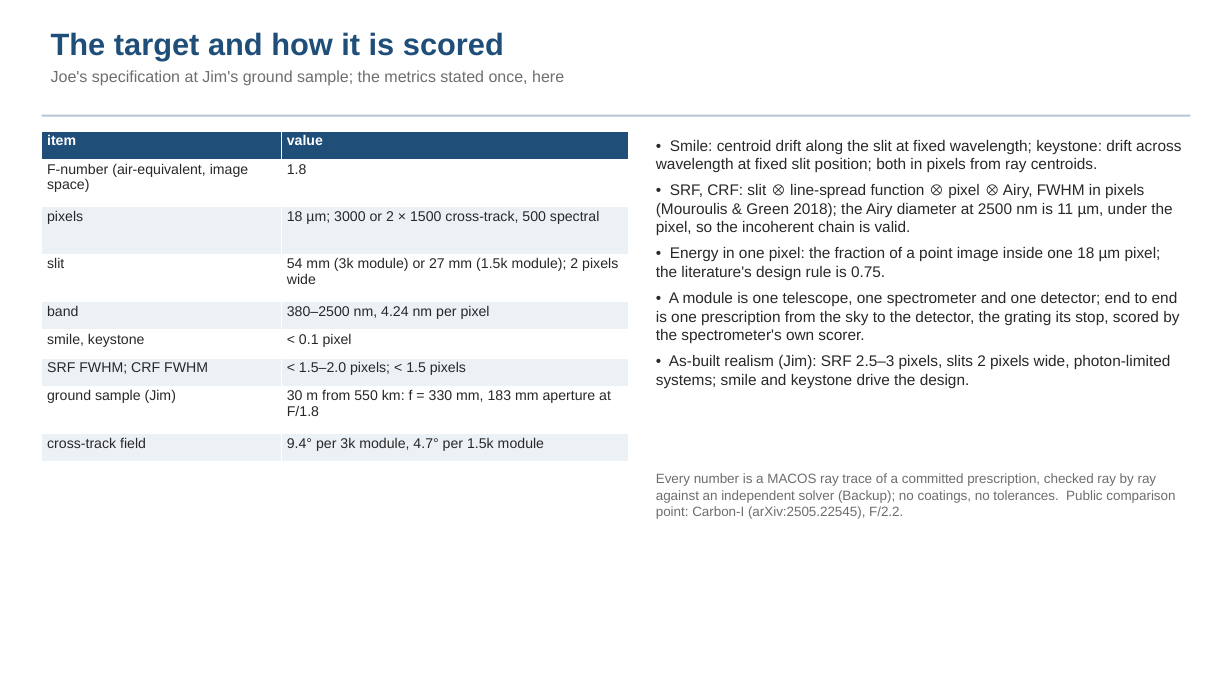
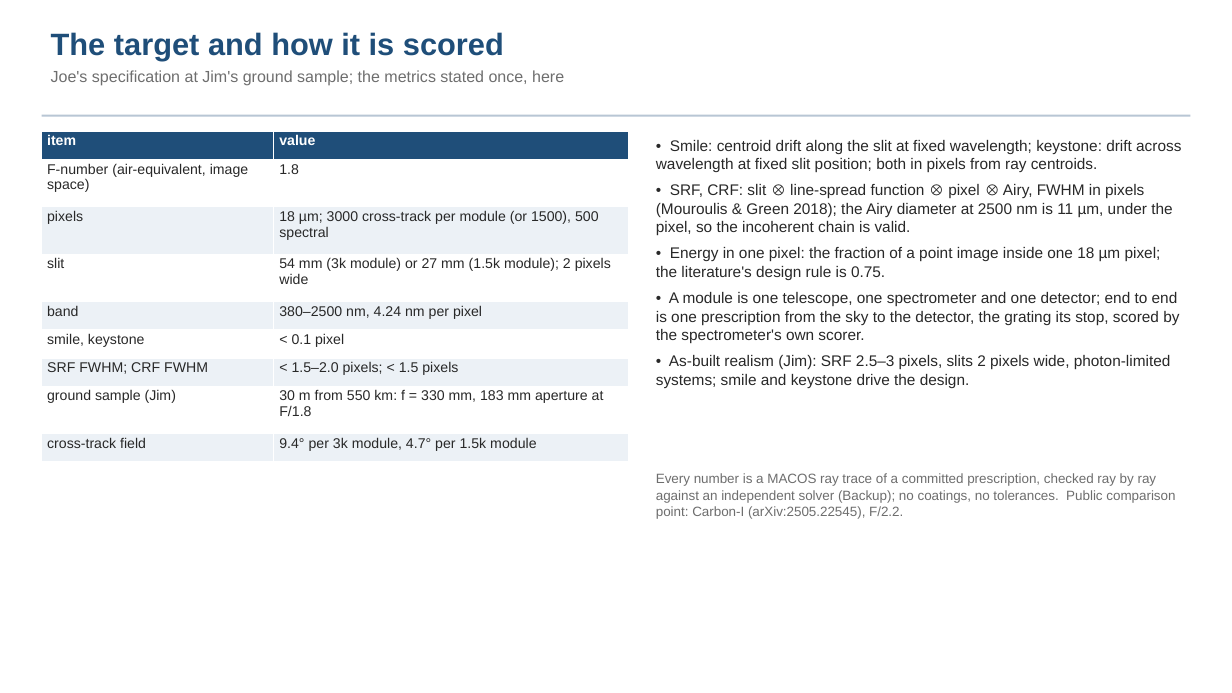
Before and after one commit to nasa-jpl/macos, a slide deck: slide 3 of demo_session/deck_dyson_record.pptx. Drawn at 1232x693 pixels with LibreOffice and Linux fonts; fonts in the diff are those of the drawing. Boxes give left, top, right and bottom in pixels: in the first picture for what was removed or moved away, otherwise in the second. Text is boxed around its words. In the diff, an @@ line names an element or a change of style, - is before the commit and + after.

```diff
--- a/demo_session/deck_dyson_record.pptx
+++ b/demo_session/deck_dyson_record.pptx
@@ table at (42, 131, 628, 462) @@
-row 3, column 2: 18 µm; 3000 or 2 × 1500 cross-track, 500 spectral
+row 3, column 2: 18 µm; 3000 cross-track per module (or 1500), 500 spectral
```
Also in this commit, not shown: 9 other slides changed, 1 slide added, 2 other files.
